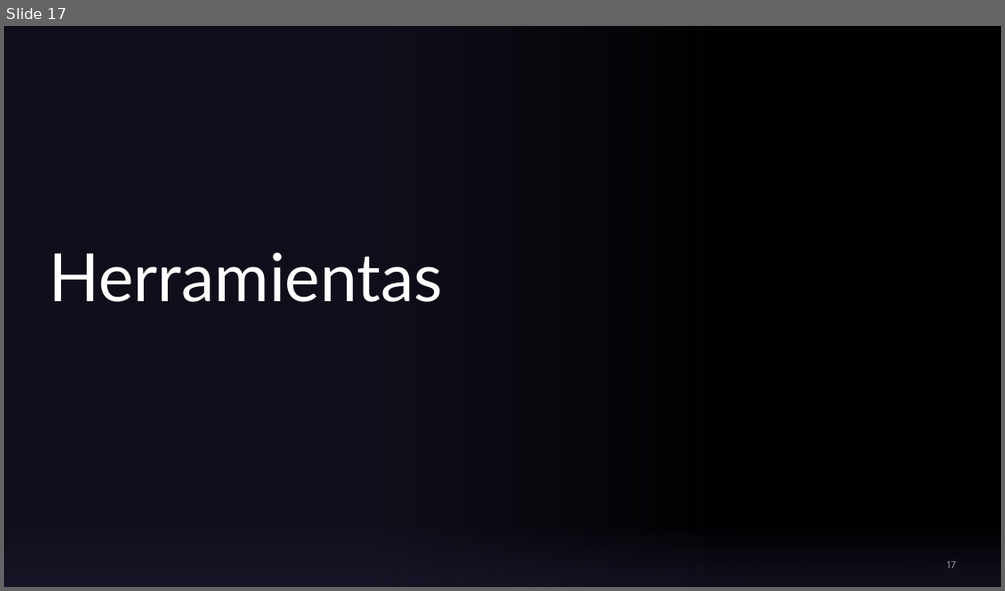
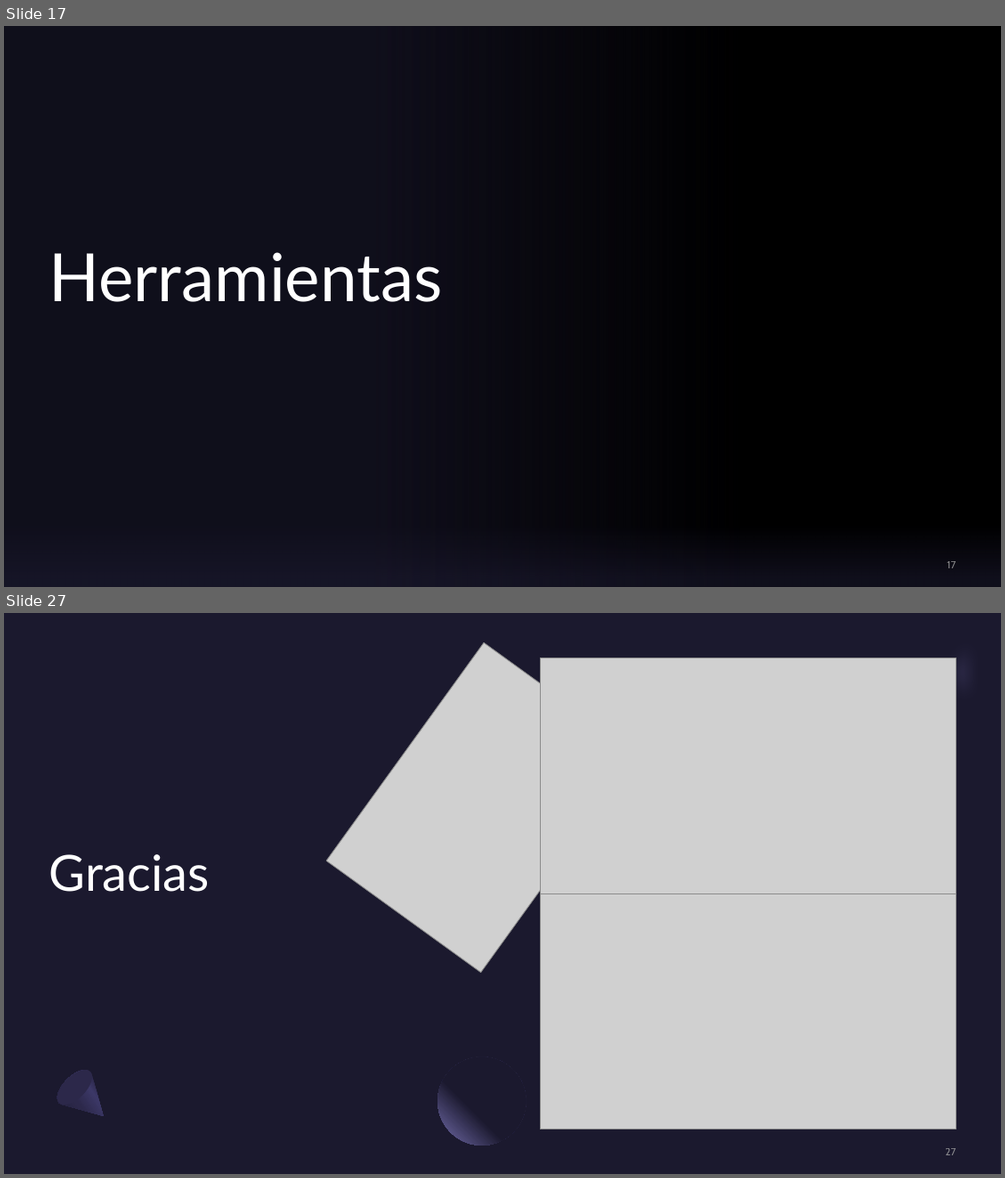
Before and after one commit to Jiaz02/MyGymBro, a slide deck: My Gym Bro def.pptx. Shown one above the other, each under a label of ours: slide 17 before the commit, slides 17 and 27 after it; the slides between them are not shown. The pictures are 1005x591 and 1005x1178 pixels, drawn with LibreOffice and Linux fonts; fonts in the diff are those of the drawing; grey boxes stand for pictures; background and template pictures are left out. Boxes give left, top, right and bottom in pixels: in the first picture for what was removed or moved away, otherwise in the second. Text is boxed around its words. In the diff, an @@ line names an element or a change of style, - is before the commit and + after.

```diff
--- a/My Gym Bro def.pptx
+++ b/My Gym Bro def.pptx
@@ slide 27 added at [4, 613, 1001, 1174], background #1B192E @@
@@ freeform shape added at [908, 613, 1001, 735], fill #7771B2 at 40% opacity @@
@@ picture added at [326, 643, 639, 973] @@
@@ picture added at [540, 657, 956, 893] @@
@@ ellipse added at [956, 697, 990, 730], fill #1B192E @@
@@ title added at [49, 854, 210, 892], 48 pt, text #FFFFFF @@
+Gracias
@@ picture added at [540, 893, 956, 1129] @@
@@ freeform shape added at [51, 1064, 119, 1132], fill gradient #2C284A to #3C3867 to #1B192E @@
@@ ellipse added at [51, 1064, 98, 1111], fill #2C284A @@
@@ ellipse added at [437, 1057, 526, 1145], fill gradient #1B192E to #7771B2 @@
@@ page number added at [945, 1148, 955, 1155], 10 pt, text #A6A6A6 at 80% opacity @@
+27
```
Also in this commit, not shown: 9 other slides added, 6 slides removed.
